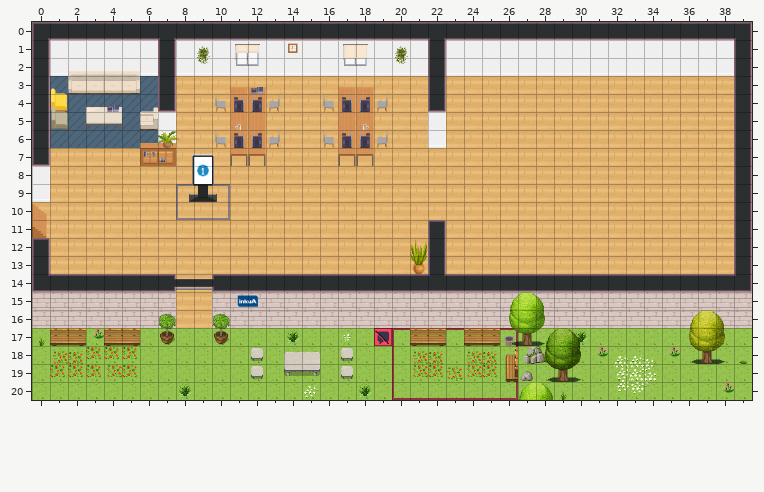
Tiled map (JSON), stored at map.tmj. Above is the file before it was changed.
Cells are 32x32 px. Shown: x 0..39, y 0..20.
The result:
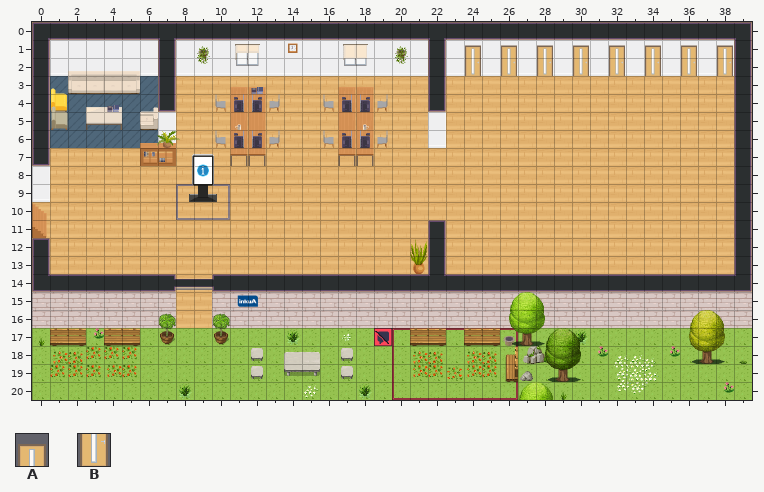
Key: from "Chunk 1": A 95, B 100.
_ is an empty cell, . an unchanged one.
Edits made:
--- layer "furniture/furniture3"
@@ x 24..38 @@
- 1 _._._._._._._._
- 2 _._._._._._._._
+ 1 A.A.A.A.A.A.A.A
+ 2 B.B.B.B.B.B.B.B
Pixel boxes of the changes (left, top, right, bottom) in both pictures:
added: (465, 45, 481, 76)
added: (501, 45, 517, 76)
added: (537, 45, 553, 76)
added: (573, 45, 589, 76)
added: (609, 45, 625, 76)
added: (645, 45, 661, 76)
added: (681, 45, 697, 76)
added: (717, 45, 733, 76)
